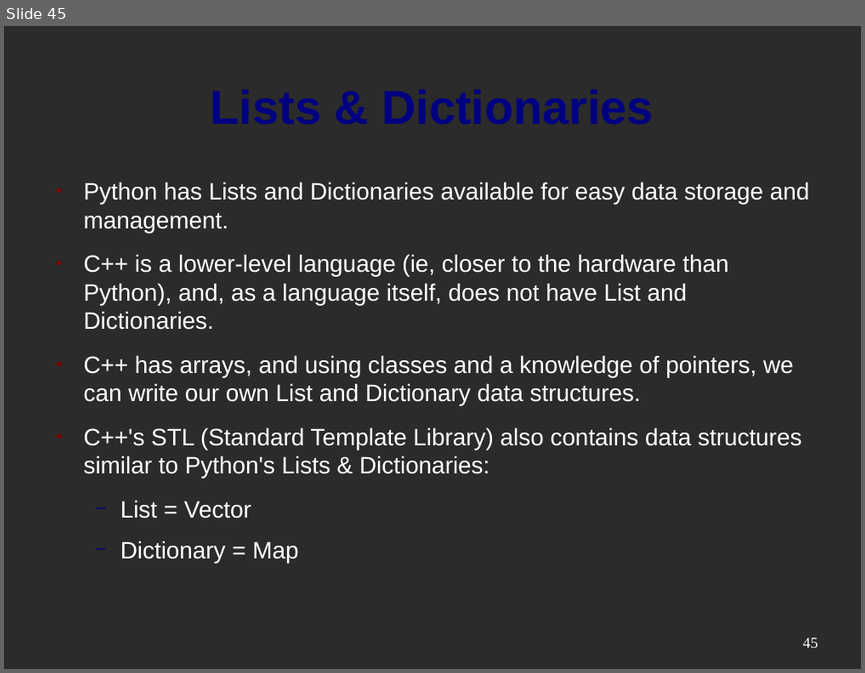
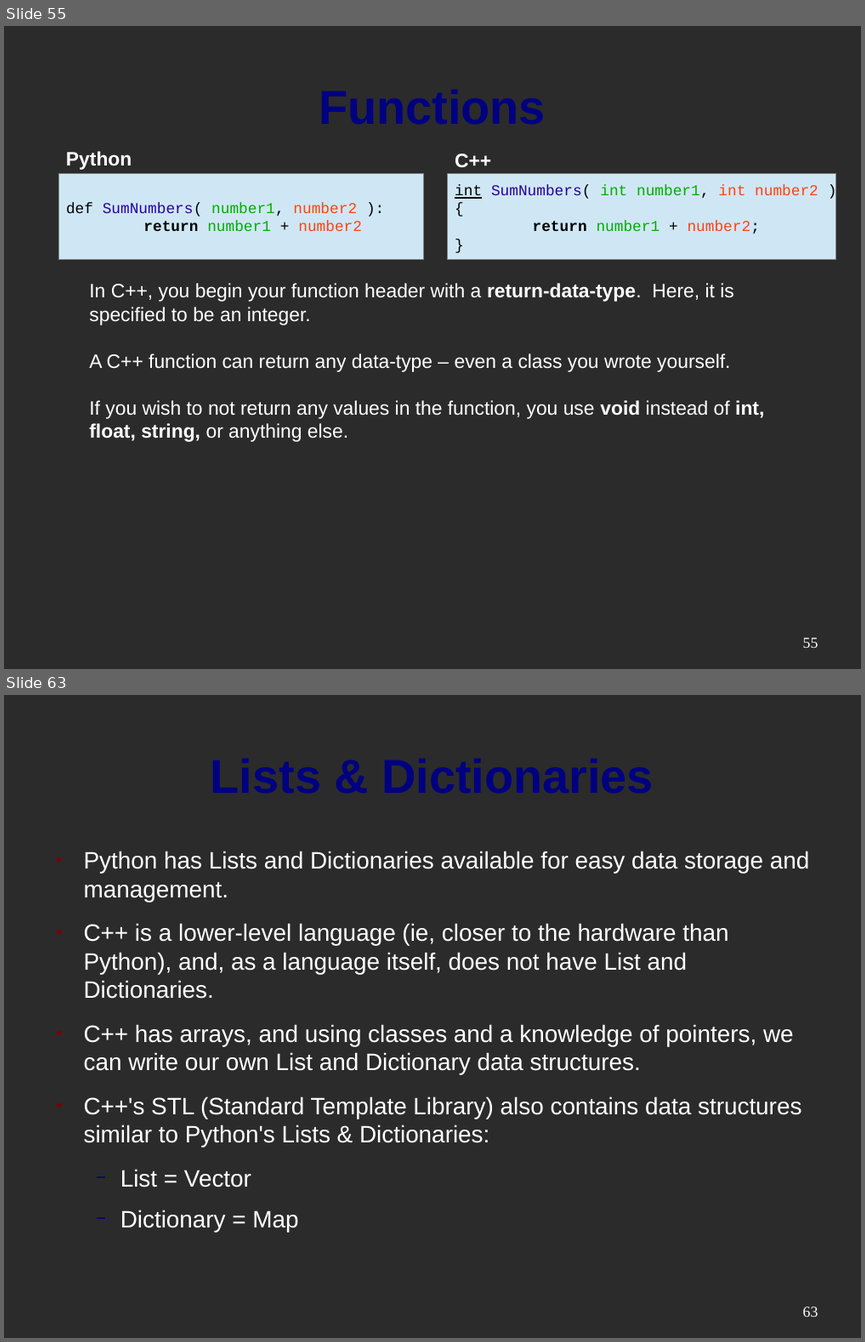
Before and after one commit to mactwist555/CPP-Course, a slide deck: Week 01/Python vs CPP.odp. Shown one above the other, each under a label of ours: slide 45 before the commit, slides 55 and 63 after it; the slides between them are not shown. The pictures are 865x673 and 865x1342 pixels, drawn with LibreOffice and Linux fonts; fonts in the diff are those of the drawing; background and template pictures are left out; a plain dark background stands for a picture behind light text. Boxes give left, top, right and bottom in pixels: in the first picture for what was removed or moved away, otherwise in the second. Text is boxed around its words. In the diff, an @@ line names an element or a change of style, - is before the commit and + after.

```diff
--- a/Week 01/Python vs CPP.odp
+++ b/Week 01/Python vs CPP.odp
@@ slide 55 added at [4,26,861,669], background picture (left out) @@
@@ title added at [46,52,818,159], 44 pt, text #000080, bold @@
+Functions
@@ text added at [66,151,132,170], 18 pt, text #FFFFFF, bold @@
+Python
@@ rectangle added at [58,174,424,259], fill #CFE7F5, outline #808080 0 pt, 14 pt, text #000000 @@
+def SumNumbers( number1, number2 ):
+return number1 + number2
@@ rectangle added at [447,174,836,259], fill #CFE7F5, outline #808080 0 pt, 14 pt, text #00AE00 @@
+int SumNumbers( int number1, int number2 )
+{
+return number1 + number2;
+}
@@ text added at [454,154,491,167], 18 pt, text #FFFFFF, bold @@
+C++
@@ text added at [89,283,764,442], 18 pt, text #FFFFFF @@
+In C++, you begin your function header with a return-data-type. Here, it is specified to be an integer.
+A C++ function can return any data-type – even a class you wrote yourself.
+If you wish to not return any values in the function, you use void instead of int, float, string, or anything else.
@@ page number added at [803,637,818,647], 14 pt, text #FFFFFF @@
+55
@@ what was slide 45 is now slide 63 @@
@@ page number at [803,1306,818,1316]: text changed @@
-45
+63
```
Also in this commit, not shown: 5 slides changed, 20 other slides added, 2 slides removed.
